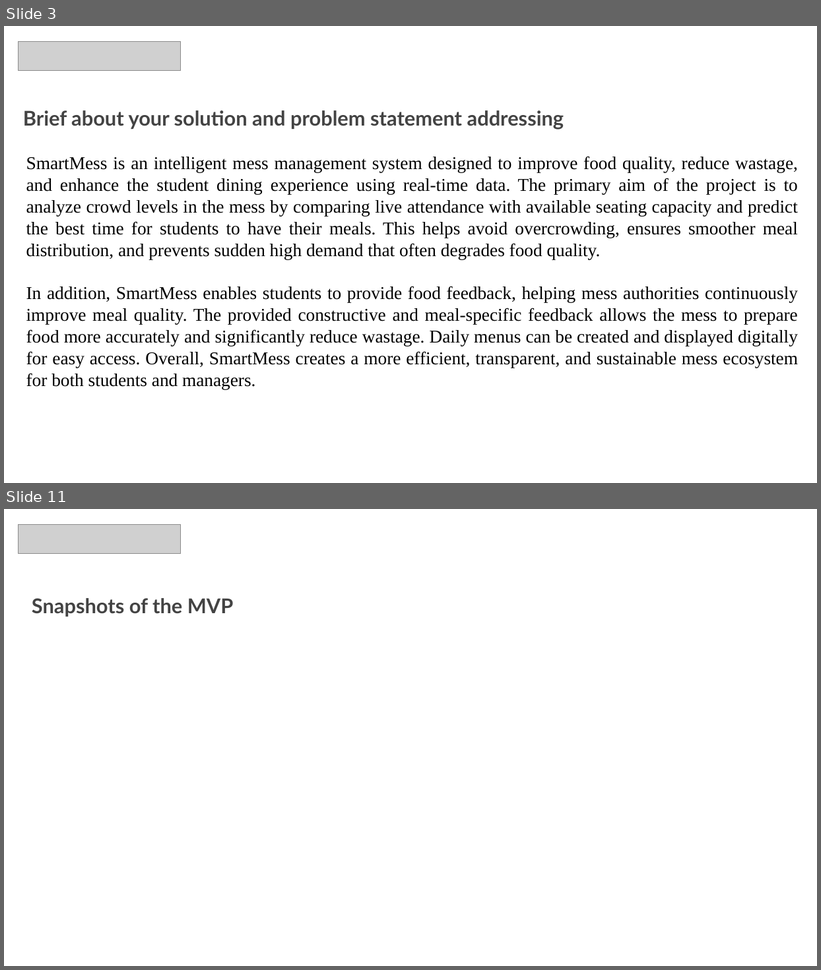
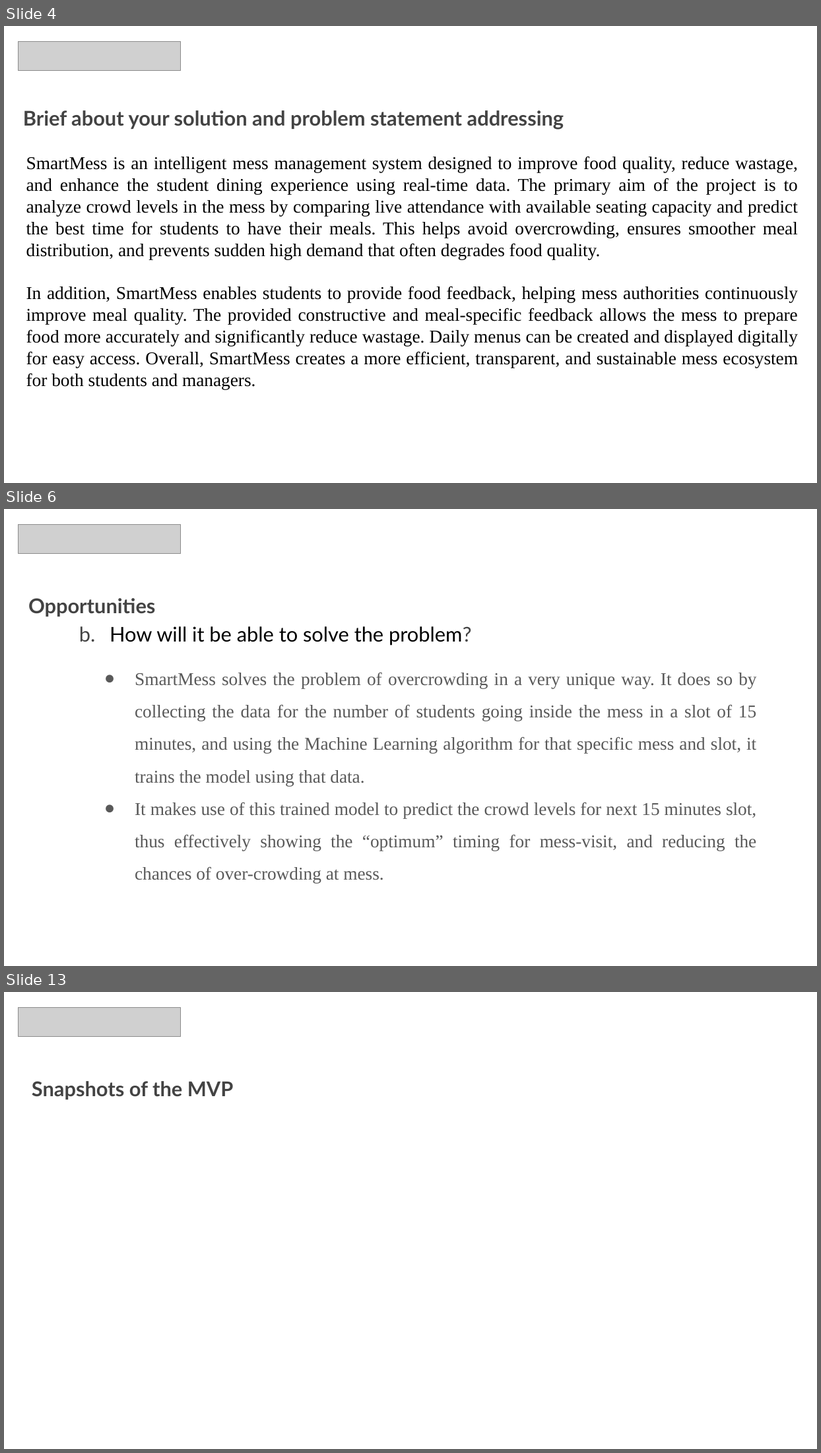
Before and after one commit to InfinityxR9/SmartMess, a slide deck: presentation.pptx. Shown one above the other, each under a label of ours: slides 3 and 11 before the commit, slides 4, 6 and 13 after it; the slides between them are not shown. The pictures are 821x970 and 821x1453 pixels, drawn with LibreOffice and Linux fonts; fonts in the diff are those of the drawing; grey boxes stand for pictures. Boxes give left, top, right and bottom in pixels: in the first picture for what was removed or moved away, otherwise in the second. Text is boxed around its words. In the diff, an @@ line names an element or a change of style, - is before the commit and + after.

```diff
--- a/presentation.pptx
+++ b/presentation.pptx
@@ slide 6 added at [4, 509, 817, 966], background #FFFFFF @@
@@ picture added at [18, 524, 180, 554] @@
@@ text added at [28, 598, 471, 646], 18 pt, text #000000 @@
+Opportunities
+  b. How will it be able to solve the problem?
@@ text added at [135, 673, 756, 883], 16 pt, text #595959 @@
+● SmartMess solves the problem of overcrowding in a very unique way. It does so by collecting the data for the number of students going inside the mess in a slot of 15 minutes, and using the Machine Learning algorithm for that specific mess and slot, it trains the model using that data.
+● It makes use of this trained model to predict the crowd levels for next 15 minutes slot, thus effectively showing the “optimum” timing for mess-visit, and reducing the chances of over-crowding at mess.
@@ what was slide 3 is now slide 4 @@
@@ what was slide 11 is now slide 13 @@
```
Also in this commit, not shown: 8 slides changed, 2 other slides added, 1 slide removed, 22 other files.
